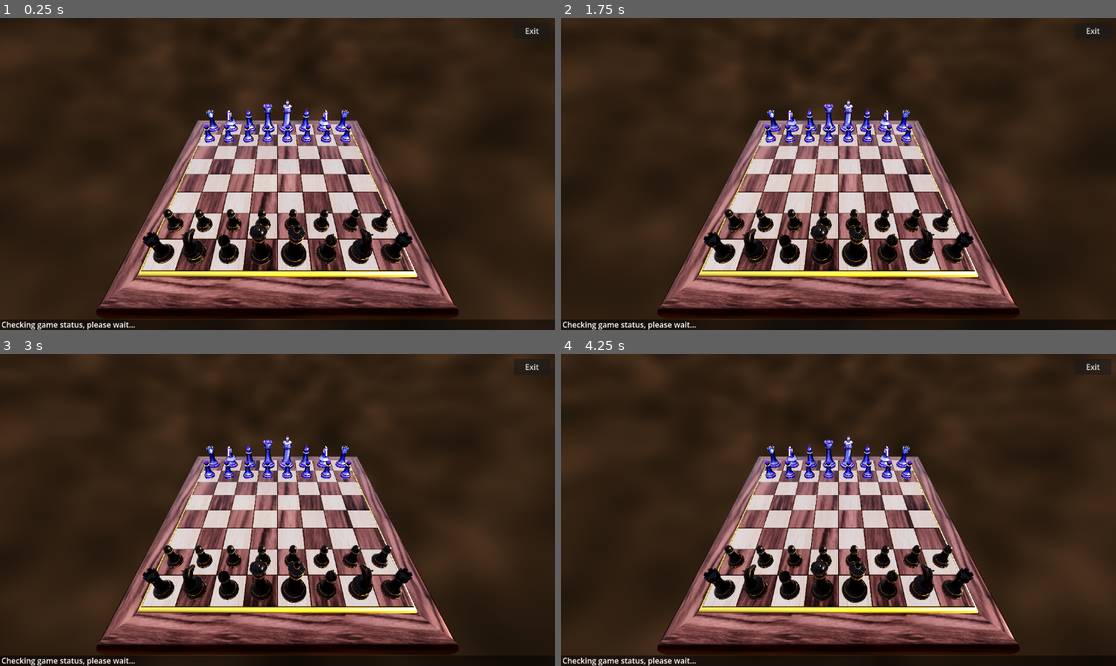
Above: before the commit, frames 1-4 (two rows, left to right).
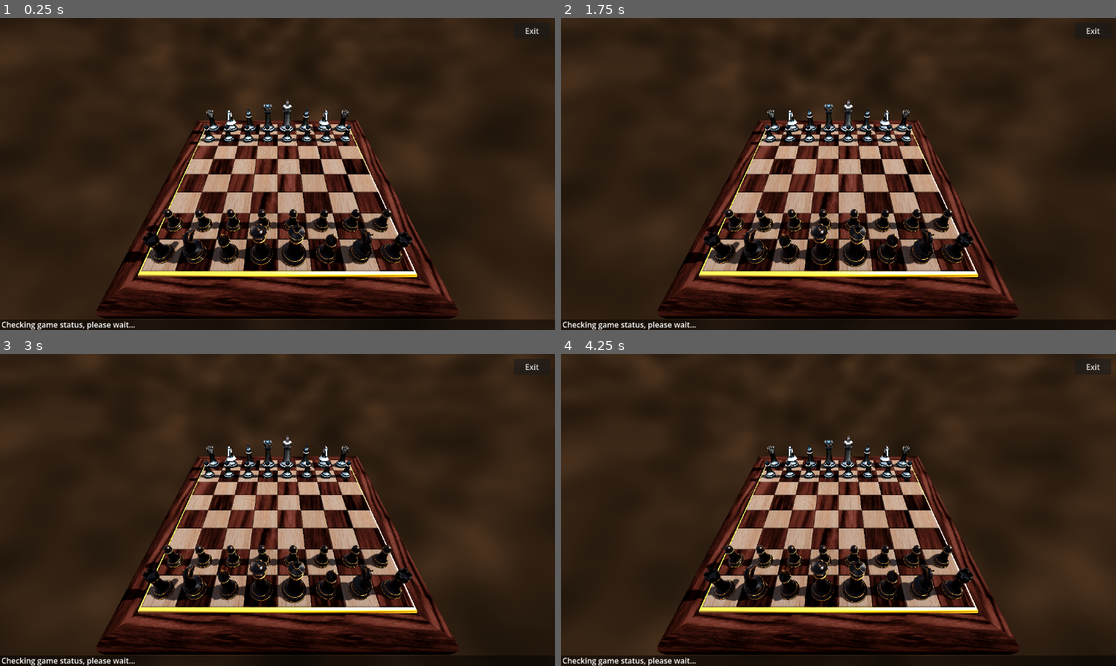
Above: after the commit, the same moments.

Repository: KillGorack/Basic-Chess
Game: Godot game, scene res://Objects/board_wood.tscn
The game is run twice, just before and just after one commit, with the same random seed, the same clock (stepped at 60 frames per second) and the same inputs.
Inputs (mouse positions are in pixels of both pictures, inside the frame that each line leads up to):
- Up to frame 1 (0.25 s): no input
- Up to frame 2 (1.75 s): move the mouse to (960, 158) at 0.52 s; hold Ctrl (move_view) 0.53-1.28 s; click (960, 158) at 0.67 s; tap Enter at 1.25 s; move the mouse to (727, 189) at 1.27 s; tap Ctrl (move_view) at 1.35 s; click (727, 189) at 1.42 s
- Up to frame 3 (3 s): tap Space at 2 s; move the mouse to (333, 441) at 2.02 s; hold Ctrl (move_view) 2.03-2.78 s; click (333, 441) at 2.17 s; tap Enter at 2.75 s; move the mouse to (249, 572) at 2.77 s; tap Ctrl (move_view) at 2.85 s; click (249, 572) at 2.92 s
- Up to frame 4 (4.25 s): tap Space at 3.5 s; move the mouse to (1005, 556) at 3.52 s; hold Ctrl (move_view) from 3.53 s (still down); click (1005, 556) at 3.67 s

The runs differ from the first frame. In frame 1, 25% of the frame differs, in the area x 17-83%, y 26-97%; in frame 2, 25%; in frame 3, 25%; in frame 4, 25%.
Error in both runs: Invalid access to property or key 'apiKEY' on a base object of type 'Nil'. (res://_autoload/utilities.gd:70)

Commit message:
Lighting Shadows

Diff:
--- a/Materials/Wood_Dark.tres
+++ b/Materials/Wood_Dark.tres
@@ -3,6 +3,7 @@
 [ext_resource type="Texture2D" uid="uid://bj3317jgrxs7" path="res://Materials/Textures/Dark_Wood.png" id="1_0njha"]
 
 [resource]
+albedo_color = Color(0.45840502, 0.45840508, 0.45840502, 1)
 albedo_texture = ExtResource("1_0njha")
 metallic = 1.0
-roughness = 0.1
+metallic_specular = 0.0
--- a/Materials/Wood_Light.tres
+++ b/Materials/Wood_Light.tres
@@ -3,7 +3,7 @@
 [ext_resource type="Texture2D" uid="uid://c4y51a8l6hfym" path="res://Materials/Textures/Light_Wood.png" id="1_4fug5"]
 
 [resource]
-albedo_color = Color(0.8175213, 0.8175213, 0.81752115, 1)
+albedo_color = Color(0.38170323, 0.3817033, 0.38170302, 1)
 albedo_texture = ExtResource("1_4fug5")
 metallic = 1.0
-roughness = 0.1
+metallic_specular = 0.0
--- a/Materials/piece_white_shader.tres
+++ b/Materials/piece_white_shader.tres
@@ -5,10 +5,10 @@
 [resource]
 render_priority = 0
 shader = ExtResource("1_44olk")
-shader_parameter/albedo = Color(0.8901961, 1, 1, 1)
-shader_parameter/roughness = 0.8890000422275
-shader_parameter/metallic = 0.2690000127775
-shader_parameter/edge_color = Color(0, 0, 1, 1)
+shader_parameter/albedo = Color(1, 1, 1, 1)
+shader_parameter/roughness = 0.0
+shader_parameter/metallic = 0.7390000351025
+shader_parameter/edge_color = Color(7.821247e-08, 0.11154825, 0.114293985, 1)
 shader_parameter/edge_metallic = 1.0
 shader_parameter/edge_roughness = 0.0
 shader_parameter/edge_strength = 1.0000000475
--- a/Objects/board_wood.tscn
+++ b/Objects/board_wood.tscn
@@ -269,9 +269,17 @@
 target_position = Vector3(0, 0, -100)
 
 [node name="DirectionalLight3D" type="DirectionalLight3D" parent="." unique_id=9168452]
-transform = Transform3D(0.25881904, -3.239805e-08, 0.9659258, -0.9659258, -4.222196e-08, 0.25881904, 3.239805e-08, -1, -4.222196e-08, 0, 2.1885026, 0)
+transform = Transform3D(0.7071067, -1.2802769e-08, 0.7071067, -0.7071067, -3.090862e-08, 0.7071067, 1.2802768e-08, -1, -3.0908616e-08, 0, 2.1885026, 0)
 light_energy = 4.0
+light_angular_distance = 2.0
 shadow_enabled = true
+shadow_bias = 0.03
+shadow_normal_bias = 1.0
+shadow_blur = 2.0
+directional_shadow_mode = 0
+directional_shadow_fade_start = 1.0
+directional_shadow_max_distance = 10.0
+sky_mode = 1
 script = ExtResource("5_exx3d")
 degrees_per_second = 1.0
 
--- a/project.godot
+++ b/project.godot
@@ -49,6 +49,12 @@
 [rendering]
 
 rendering_device/driver.windows="d3d12"
+lights_and_shadows/directional_shadow/size=8192
+lights_and_shadows/directional_shadow/16_bits=false
+lights_and_shadows/directional_shadow/soft_shadow_filter_quality=5
+lights_and_shadows/directional_shadow/soft_shadow_filter_quality.mobile=5
+lights_and_shadows/positional_shadow/soft_shadow_filter_quality=5
+lights_and_shadows/positional_shadow/soft_shadow_filter_quality.mobile=5
 anti_aliasing/quality/msaa_3d=2
 anti_aliasing/quality/use_debanding=true
 anti_aliasing/quality/screen_space_aa=2
Binary file changed: DEV/itc_graphic.png
Binary file changed: DEV/itch_banner.png
